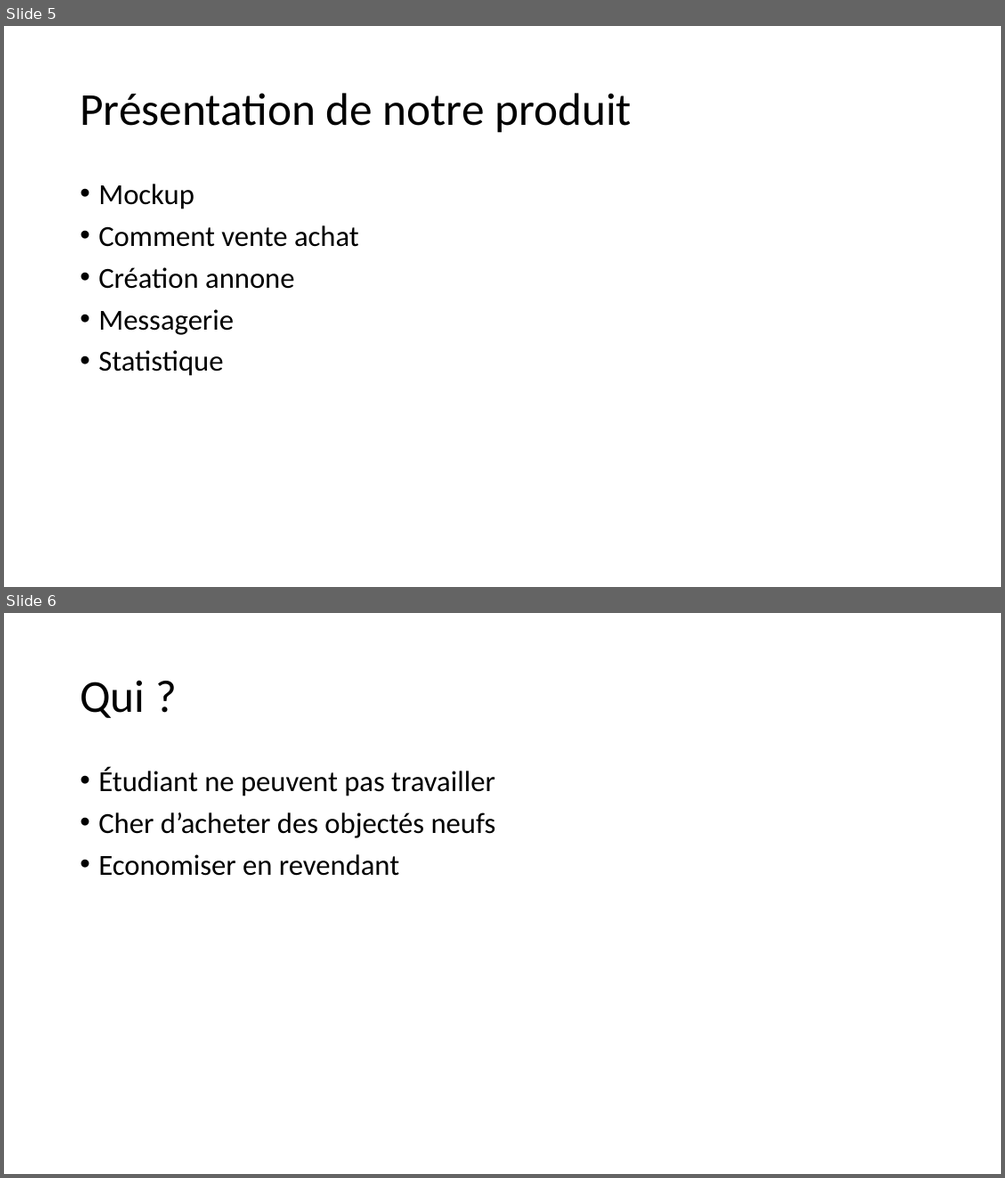
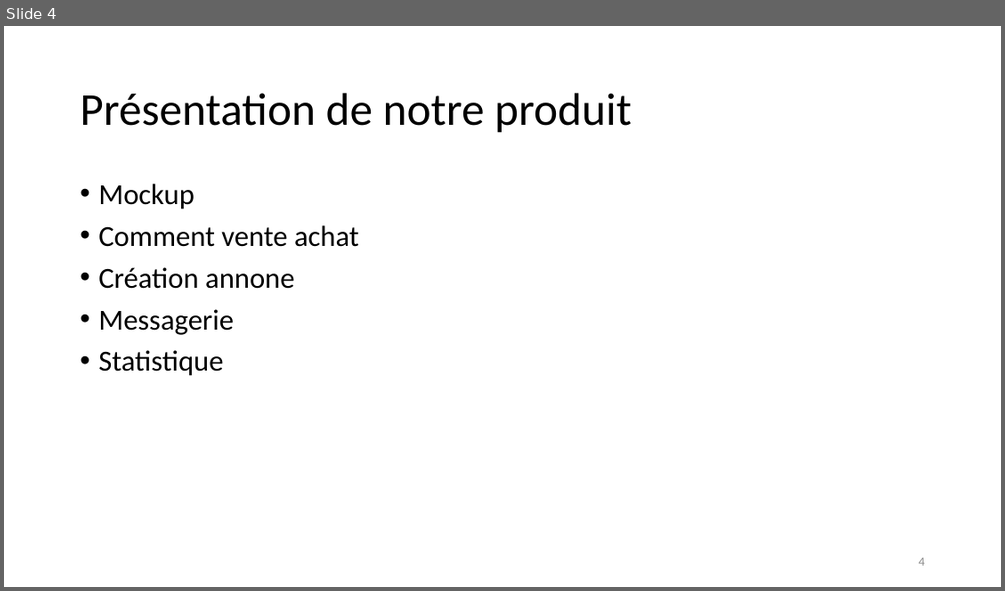
Before and after one commit to unige-pinfo-2019/PInfo1, a slide deck: Docs/UNIbay_DeskPitch.pptx. Shown one above the other, each under a label of ours: slides 5 and 6 before the commit, slide 4 after it. The pictures are 1005x1178 and 1005x591 pixels, drawn with LibreOffice and Linux fonts; fonts in the diff are those of the drawing. Boxes give left, top, right and bottom in pixels: in the first picture for what was removed or moved away, otherwise in the second. Text is boxed around its words. In the diff, an @@ line names an element or a change of style, - is before the commit and + after.

```diff
--- a/Docs/UNIbay_DeskPitch.pptx
+++ b/Docs/UNIbay_DeskPitch.pptx
@@ slide 6 removed at [4, 613, 1001, 1174], background #FFFFFF @@
@@ title removed at [80, 680, 145, 718] @@
-Qui ?
@@ text removed at [98, 767, 496, 876] @@
-• Étudiant ne peuvent pas travailler
-• Cher d’acheter des objectés neufs
-• Economiser en revendant
@@ what was slide 5 is now slide 4 @@
@@ slide 4 changed as well @@
@@ page number added at [918, 557, 924, 565], 12 pt, text #8C8C8C @@
+4
```
Also in this commit, not shown: 9 other slides changed, 4 slides added, 4 other slides removed.
